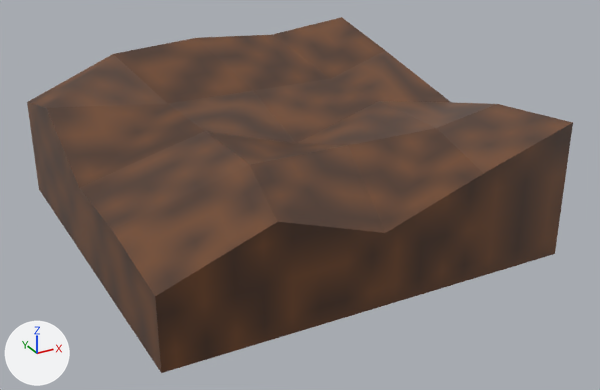
One commit to the OBJ model assets/meshes/digging/bare-cube.obj: the scene before it, then after it.
Rendered twice from a camera (50 mm lens) standing at (-0.899, -1.768, 0.407) and looking at (0.04, -0.06, -0.447). The axes (+X, +Y, +Z) are drawn at lower left. The lights are the same throughout. Where no turn or scale is listed for an object, it has been applied to the vertices.

The older version as bpy lines, for what is in view:
```python
me_cube = bpy.data.meshes.new('Cube')
me_cube.from_pydata(...)  # 50 vertices, 48 faces; spans x -0.5..0.559, y -0.5..0.5, z -0.535..-0.14
me_cube.materials.append(mat_material)  # picture img_bare_cube_png
ob_cube = bpy.data.objects.new('Cube', me_cube)
ob_cube.location = (0.0, 0.0, 0.0)
```
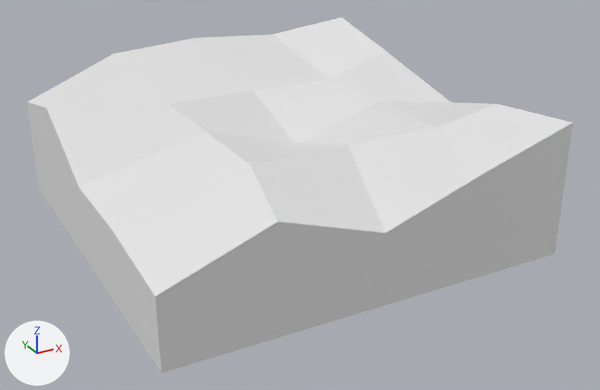
Pixel boxes [x1, y1, x2, y2] of what changed, in the pictures (600 x 390 px):
'Cube', recoloured (brown to white)
    both: [27, 17, 573, 373]

The change, as a list of edits to the scene's bpy script:
```text
Change me_cube:
    where me_cube.from_pydata(...)  # 50 vertices, 48 faces; spans x -0.5..0.559, y -0.5..0.5, z -0.535..-0.14
    remove me_cube.materials.append(mat_material)  # picture img_bare_cube_png
```
